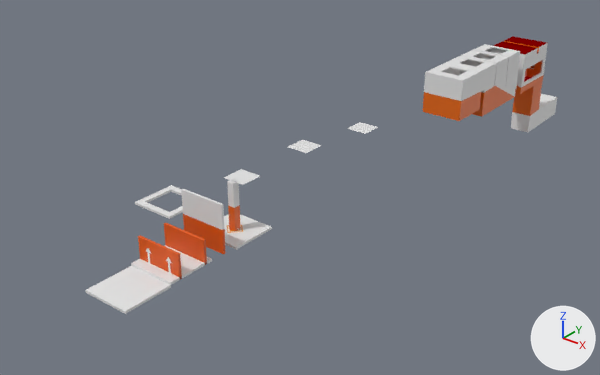
Renders of the Blender file map.blend from each side of a commit.
Camera for both pictures: a camera (50 mm lens) standing at (38.7, -40.4, 30.5) and looking at (-7.0, 16.7, -5.0). Arrows for +X, +Y and +Z are at lower right; the lights stay in place.
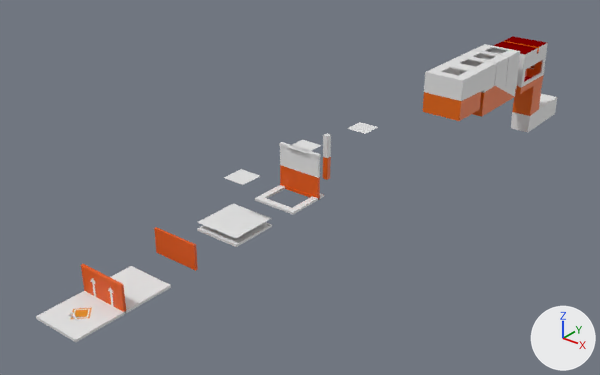
Edits to the bpy script that builds the scene:
```text
Add me_plane_007:
    me_plane_007.from_pydata([(-1.0, -1.0, 0.36), (1.0, -1.0, 0.36), (-1.0, 1.0, 0.36), (1.0, 1.0, 0.36)], [], [(0, 1, 3, 2)])
Change ob_plane_001:
    ob_plane_001.location: (0.0, -7.51, 0.0) -> (0.0, -12.44, 0.0)
Change ob_plane_002:
    ob_plane_002.location: (-7.06, 0.0, 0.0) -> (0.0, 6.57, 0.0)
Change ob_plane_003:
    ob_plane_003.location: (0.0, -6.55, 0.0) -> (0.0, 0.0, 0.0)
Change ob_plane_004:
    ob_plane_004.location: (0.0, -3.15, 0.0) -> (0.0, 8.01, 0.0)
Change ob_plane_005:
    ob_plane_005.location: (0.0, -5.07, 0.0) -> (0.0, -5.98, 0.0)
Change ob_plane_006:
    ob_plane_006.location: (0.0, 0.0, 0.0) -> (0.0, -14.45, 0.0)
Change ob_plane_008:
    ob_plane_008.location: (0.0, 0.0, 0.0) -> (0.0, 11.59, 0.0)
Add ob_plane_007:
    ob_plane_007 = bpy.data.objects.new('Plane.007', me_plane_007)
    ob_plane_007.location = (0.0, 0.0, 0.0)
    ob_plane_007.scale = (2.0, 2.0, 2.0)
```

What differs and where, as boxes (x1, y1, x2, y2) in the pictures (600 x 375 px):
'Plane.004', moved: before (181, 189, 226, 254); after (279, 142, 321, 199)
'Plane.006', moved: before (224, 214, 272, 250); after (36, 291, 126, 342)
'Plane.001', moved: before (138, 235, 182, 279); after (81, 264, 126, 312)
'Plane.005', moved: before (164, 223, 207, 265); after (154, 227, 198, 271)
'Plane.003', moved: before (131, 245, 212, 285); after (197, 222, 272, 247)
'Plane.007', added: after (198, 204, 271, 238)
'Plane.002', moved: before (135, 185, 183, 219); after (255, 185, 324, 214)
'Plane.008', moved: before (227, 179, 240, 231); after (323, 134, 331, 180)
